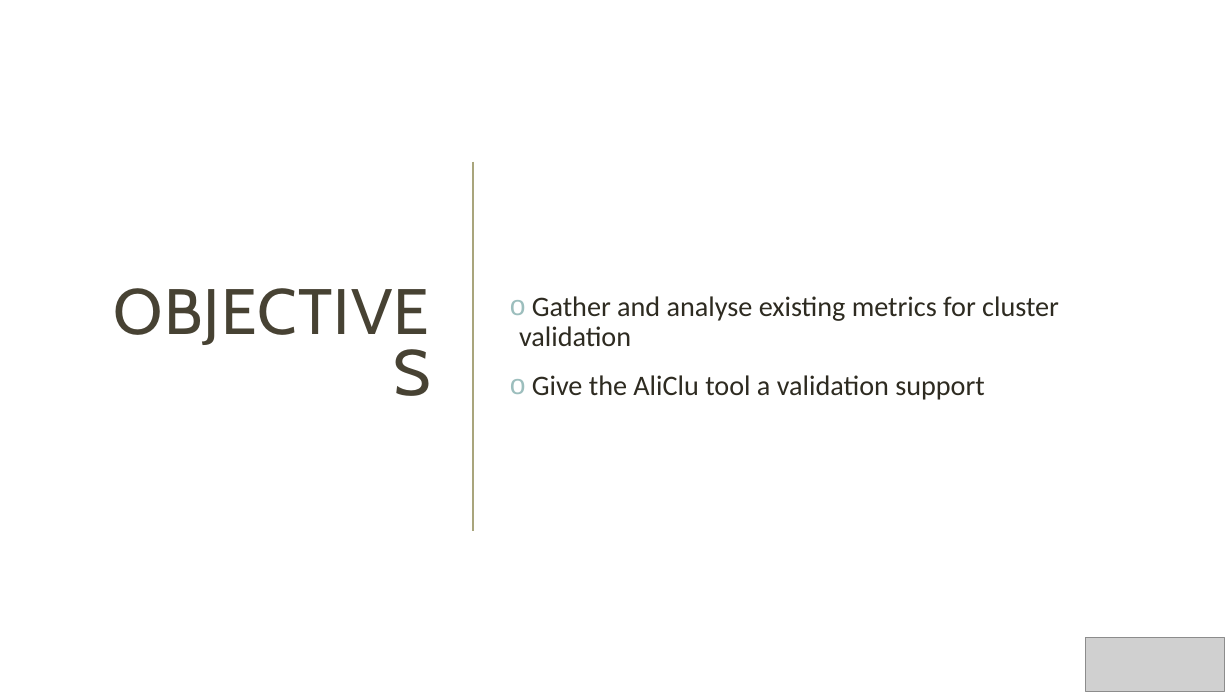
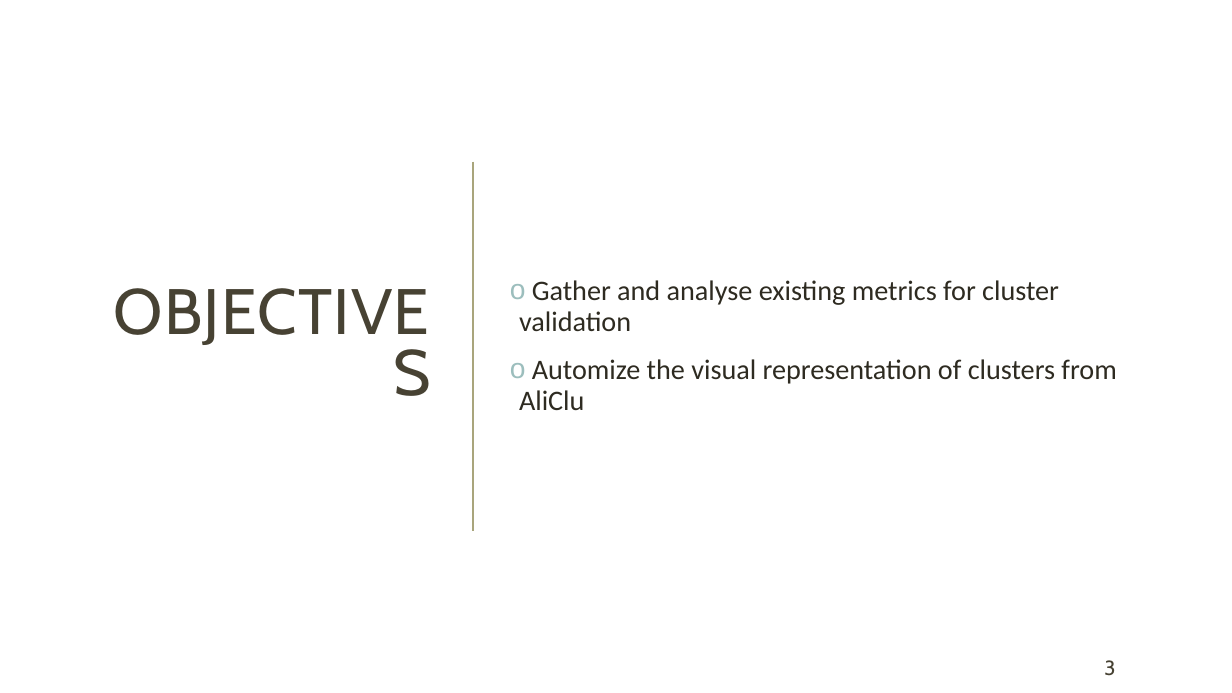
Before and after one commit to Nuno09/MscThesis, a slide deck: slide 3 of Dissertacao/apresentação_tese.pptx. Drawn at 1232x693 pixels with LibreOffice and Linux fonts; fonts in the diff are those of the drawing; grey boxes stand for pictures. Boxes give left, top, right and bottom in pixels: in the first picture for what was removed or moved away, otherwise in the second. Text is boxed around its words. In the diff, an @@ line names an element or a change of style, - is before the commit and + after.

```diff
--- a/Dissertacao/apresentação_tese.pptx
+++ b/Dissertacao/apresentação_tese.pptx
@@ text at (519,359,1116,410): text changed @@
-o Give the AliClu tool a validation support
+o Automize the visual representation of clusters from AliClu
@@ picture removed at (1086,638,1226,691) @@
@@ page number added at (1104,660,1115,676), 16 pt, text #474233 @@
+3
```
Also in this commit, not shown: 41 other slides changed, 1 slide added, 11 slides removed.
